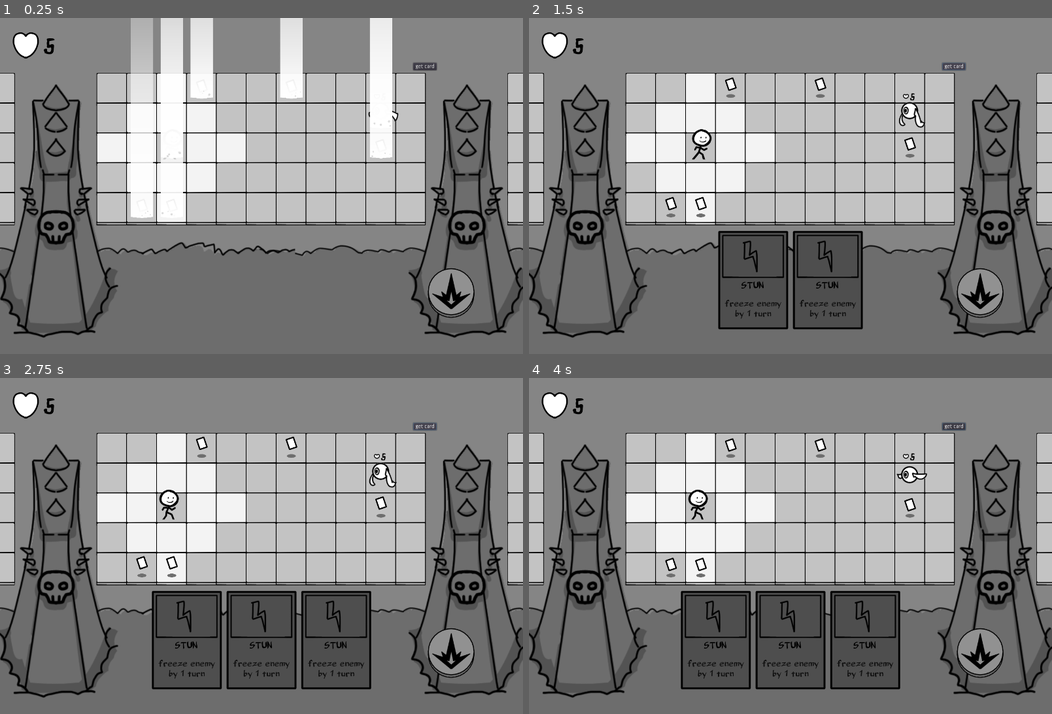
Above: before the commit, frames 1-4 (two rows, left to right).
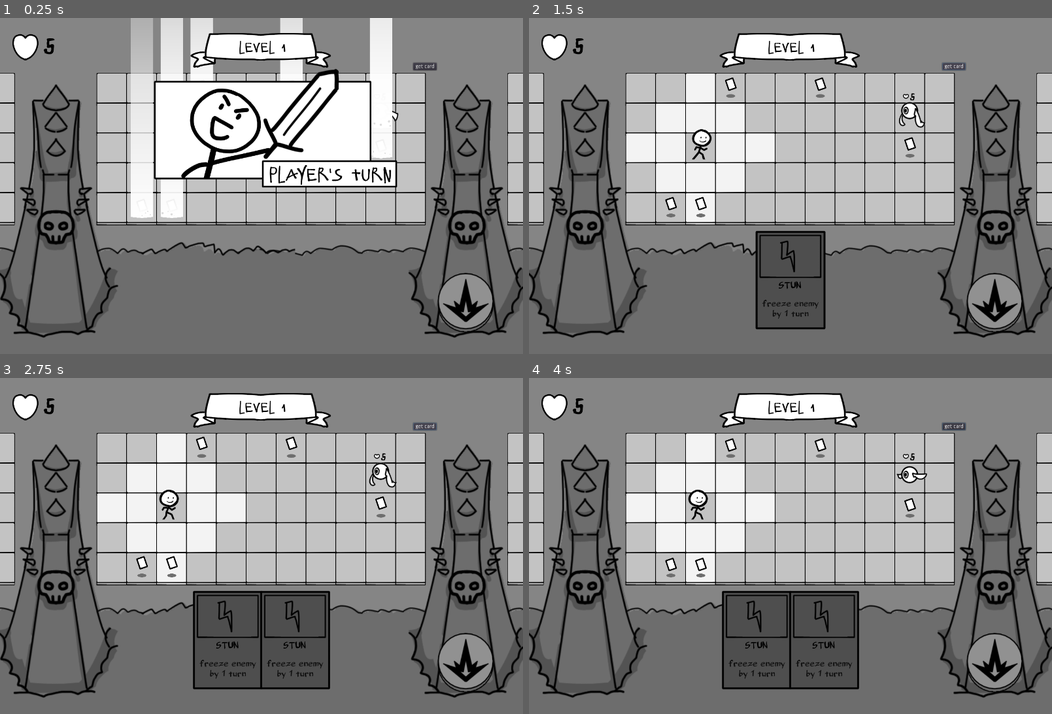
Above: after the commit, the same moments.

Repository: Frmeta/doni-adventure
Game: Godot game, scene res://scene/Level.tscn
Same seed, same stepped clock (60 frames per second), same inputs: the game is played once before the commit and once after it. The engine's default icon, where the game draws it, is replaced by a stand-in: a white triangle on a blue panel in a dark square.
Inputs (mouse positions are in pixels of both pictures, inside the frame that each line leads up to):
- Up to frame 1 (0.25 s): no input
- Up to frame 2 (1.5 s): click "get card" at 0.5 s; click "get card" at 1.25 s
- Up to frame 3 (2.75 s): click "get card" at 2 s
- Up to frame 4 (4 s): move the mouse to (717, 640) at 2.77 s; click (717, 640) at 2.85 s; move the mouse to (790, 640) at 3.52 s; click (790, 640) at 3.6 s

The runs differ from the first frame. In frame 1, 14% of the frame differs, in the area x 2-95%, y 4-94%; in frame 2, 8.6%; in frame 3, 10%; in frame 4, 10%.

Commit message:
Level text

Diff:
--- a/prefab/kotak.tscn
+++ b/prefab/kotak.tscn
@@ -31,7 +31,7 @@
 [node name="Spiral" type="AnimatedSprite" parent="Sprite"]
 z_as_relative = false
 frames = SubResource( 2 )
-frame = 3
+frame = 1
 playing = true
 
 [node name="Area2D" type="Area2D" parent="."]
--- a/prefab/playerAtkLine.tscn
+++ b/prefab/playerAtkLine.tscn
@@ -13,7 +13,7 @@
 [node name="Line2D" type="Line2D" parent="."]
 z_index = 1
 points = PoolVector2Array( 0, 0, 0, 0 )
-default_color = Color( 0.498039, 0.498039, 0.498039, 1 )
+default_color = Color( 0.956863, 0.956863, 0.956863, 1 )
 
 [node name="Position2D" type="Position2D" parent="."]
 position = Vector2( 0, 49 )
@@ -28,4 +28,4 @@
 initial_velocity = 80.0
 scale_amount = 0.2
 scale_amount_random = 1.0
-color = Color( 0.498039, 0.498039, 0.498039, 1 )
+color = Color( 0.956863, 0.956863, 0.956863, 1 )
--- /dev/null
+++ b/prefab/transition.tscn
@@ -0,0 +1,131 @@
+[gd_scene load_steps=9 format=2]
+
+[ext_resource path="res://sprite/transition/frame0000.png" type="Texture" id=1]
+[ext_resource path="res://sprite/transition/frame0002.png" type="Texture" id=2]
+[ext_resource path="res://sprite/transition/frame0001.png" type="Texture" id=3]
+[ext_resource path="res://script/transition.gd" type="Script" id=4]
+
+[sub_resource type="Animation" id=1]
+length = 0.001
+tracks/0/type = "value"
+tracks/0/path = NodePath(".:rect_position")
+tracks/0/interp = 1
+tracks/0/loop_wrap = true
+tracks/0/imported = false
+tracks/0/enabled = true
+tracks/0/keys = {
+"times": PoolRealArray( 0 ),
+"transitions": PoolRealArray( 1 ),
+"update": 0,
+"values": [ Vector2( 280, 64 ) ]
+}
+tracks/1/type = "value"
+tracks/1/path = NodePath(".:texture")
+tracks/1/interp = 1
+tracks/1/loop_wrap = true
+tracks/1/imported = false
+tracks/1/enabled = true
+tracks/1/keys = {
+"times": PoolRealArray( 0 ),
+"transitions": PoolRealArray( 1 ),
+"update": 0,
+"values": [ ExtResource( 1 ) ]
+}
+
+[sub_resource type="Animation" id=3]
+resource_name = "enemyTurn"
+tracks/0/type = "value"
+tracks/0/path = NodePath(".:rect_position")
+tracks/0/interp = 2
+tracks/0/loop_wrap = true
+tracks/0/imported = false
+tracks/0/enabled = true
+tracks/0/keys = {
+"times": PoolRealArray( 0, 0.2, 0.8, 1 ),
+"transitions": PoolRealArray( 1, 1, 1, 1 ),
+"update": 0,
+"values": [ Vector2( -800, 64 ), Vector2( 280, 64 ), Vector2( 280, 64 ), Vector2( 1400, 64 ) ]
+}
+tracks/1/type = "value"
+tracks/1/path = NodePath(".:texture")
+tracks/1/interp = 1
+tracks/1/loop_wrap = true
+tracks/1/imported = false
+tracks/1/enabled = true
+tracks/1/keys = {
+"times": PoolRealArray( 0 ),
+"transitions": PoolRealArray( 1 ),
+"update": 1,
+"values": [ ExtResource( 3 ) ]
+}
+
+[sub_resource type="Animation" id=2]
+resource_name = "playerTurn"
+tracks/0/type = "value"
+tracks/0/path = NodePath(".:rect_position")
+tracks/0/interp = 2
+tracks/0/loop_wrap = true
+tracks/0/imported = false
+tracks/0/enabled = true
+tracks/0/keys = {
+"times": PoolRealArray( 0, 0.2, 0.8, 1 ),
+"transitions": PoolRealArray( 1, 1, 1, 1 ),
+"update": 0,
+"values": [ Vector2( -800, 64 ), Vector2( 280, 64 ), Vector2( 280, 64 ), Vector2( 1400, 64 ) ]
+}
+tracks/1/type = "value"
+tracks/1/path = NodePath(".:texture")
+tracks/1/interp = 1
+tracks/1/loop_wrap = true
+tracks/1/imported = false
+tracks/1/enabled = true
+tracks/1/keys = {
+"times": PoolRealArray( 0 ),
+"transitions": PoolRealArray( 1 ),
+"update": 1,
+"values": [ ExtResource( 1 ) ]
+}
+
+[sub_resource type="Animation" id=4]
+resource_name = "playerWin"
+tracks/0/type = "value"
+tracks/0/path = NodePath(".:rect_position")
+tracks/0/interp = 2
+tracks/0/loop_wrap = true
+tracks/0/imported = false
+tracks/0/enabled = true
+tracks/0/keys = {
+"times": PoolRealArray( 0, 0.2, 0.8, 1 ),
+"transitions": PoolRealArray( 1, 1, 1, 1 ),
+"update": 0,
+"values": [ Vector2( -800, 64 ), Vector2( 280, 64 ), Vector2( 280, 64 ), Vector2( 1400, 64 ) ]
+}
+tracks/1/type = "value"
+tracks/1/path = NodePath(".:texture")
+tracks/1/interp = 1
+tracks/1/loop_wrap = true
+tracks/1/imported = false
+tracks/1/enabled = true
+tracks/1/keys = {
+"times": PoolRealArray( 0 ),
+"transitions": PoolRealArray( 1 ),
+"update": 1,
+"values": [ ExtResource( 2 ) ]
+}
+
+[node name="Transition" type="TextureRect"]
+anchor_right = 0.578
+anchor_bottom = 0.55
+margin_left = 280.0
+margin_top = 64.0
+margin_right = 1938.39
+margin_bottom = 1094.0
+texture = ExtResource( 1 )
+script = ExtResource( 4 )
+
+[node name="AnimationPlayer" type="AnimationPlayer" parent="."]
+autoplay = "playerTurn"
+anims/RESET = SubResource( 1 )
+anims/enemyTurn = SubResource( 3 )
+anims/playerTurn = SubResource( 2 )
+anims/playerWin = SubResource( 4 )
--- a/project.godot
+++ b/project.godot
@@ -18,10 +18,16 @@
 "class": "Kotak",
 "language": "GDScript",
 "path": "res://script/kotak.gd"
+}, {
+"base": "TextureRect",
+"class": "transition",
+"language": "GDScript",
+"path": "res://script/transition.gd"
 } ]
 _global_script_class_icons={
 "CardManager": "",
-"Kotak": ""
+"Kotak": "",
+"transition": ""
 }
 
 [application]
--- a/scene/Level.tscn
+++ b/scene/Level.tscn
@@ -12,6 +12,9 @@
 [ext_resource path="res://sprite/shieldedHeart.png" type="Texture" id=10]
 [ext_resource path="res://sprite/game/bg.png" type="Texture" id=11]
 [ext_resource path="res://prefab/Cam.tscn" type="PackedScene" id=12]
+[ext_resource path="res://sprite/game/levelPaper.png" type="Texture" id=13]
+[ext_resource path="res://font/S_font.tres" type="DynamicFont" id=14]
+[ext_resource path="res://prefab/transition.tscn" type="PackedScene" id=15]
 
 [sub_resource type="RectangleShape2D" id=1]
 extents = Vector2( 577, 442 )
@@ -23,15 +26,15 @@
 
 [node name="CanvasLayer" type="CanvasLayer" parent="."]
 
-[node name="HeartIcon" parent="CanvasLayer" instance=ExtResource( 7 )]
+[node name="HeartIco" type="TextureRect" parent="CanvasLayer"]
 visible = false
-
-[node name="TextureRect" type="TextureRect" parent="CanvasLayer"]
 margin_left = 19.0
 margin_top = 19.0
 margin_right = 119.0
 margin_bottom = 119.0
 texture = ExtResource( 10 )
+
+[node name="Transition" parent="CanvasLayer" instance=ExtResource( 15 )]
 
 [node name="HealthText" type="Label" parent="CanvasLayer"]
 margin_left = 113.0
@@ -40,17 +43,51 @@
 margin_bottom = 569.7
 custom_colors/font_color = Color( 0, 0, 0, 1 )
 custom_fonts/font = ExtResource( 6 )
-text = "10"
+text = "12345678900-"
 
-[node name="AttackButton" type="TextureButton" parent="."]
-margin_left = 433.0
-margin_top = 312.0
-margin_right = 583.0
-margin_bottom = 462.0
+[node name="AttackButton" type="TextureButton" parent="CanvasLayer"]
+anchor_left = 1.0
+anchor_top = 1.0
+anchor_right = 1.0
+anchor_bottom = 1.0
+margin_left = -243.0
+margin_top = -227.0
+margin_right = -93.0
+margin_bottom = -77.0
+rect_scale = Vector2( 1.2, 1.2 )
 texture_normal = ExtResource( 1 )
 texture_pressed = ExtResource( 4 )
 texture_hover = ExtResource( 2 )
 texture_disabled = ExtResource( 5 )
+__meta__ = {
+"_edit_use_anchors_": true
+}
+
+[node name="LevelImg" type="TextureRect" parent="CanvasLayer"]
+anchor_left = 0.5
+anchor_right = 0.5
+anchor_bottom = 0.053
+margin_left = -252.0
+margin_top = -63.0
+margin_right = 248.0
+margin_bottom = 237.0
+mouse_filter = 2
+texture = ExtResource( 13 )
+
+[node name="LevelText" type="Label" parent="CanvasLayer/LevelImg"]
+anchor_left = 0.5
+anchor_right = 0.5
+margin_left = -418.0
+margin_top = 127.0
+margin_right = 428.0
+margin_bottom = 207.0
+custom_colors/font_color = Color( 0, 0, 0, 1 )
+custom_fonts/font = ExtResource( 14 )
+text = "LEVEL 1"
+align = 1
+
+[node name="HeartIcon" parent="CanvasLayer" instance=ExtResource( 7 )]
+position = Vector2( 68, 74 )
 
 [node name="PlayerAtkLine" parent="." instance=ExtResource( 8 )]
 visible = false
@@ -95,5 +132,5 @@
 z_index = -10
 texture = ExtResource( 11 )
 
-[connection signal="pressed" from="AttackButton" to="." method="_on_TextureButton_pressed"]
+[connection signal="pressed" from="CanvasLayer/AttackButton" to="." method="_on_TextureButton_pressed"]
 [connection signal="pressed" from="CheatButton" to="CardManager" method="_on_Button_pressed"]
--- a/script/GameManager.gd
+++ b/script/GameManager.gd
@@ -14,11 +14,13 @@
 var playerDecorPrefab := preload("res://prefab/playerDecor.tscn")
 
 
-onready var atkButton = $AttackButton
+onready var atkButton = $CanvasLayer/AttackButton
 onready var healthText = $CanvasLayer/HealthText
 onready var playerAtkLine = $PlayerAtkLine
 onready var heartIcon = $CanvasLayer/HeartIcon
 onready var cam = $Cam
+onready var levelText = $CanvasLayer/LevelImg/LevelText
+onready var transition = $CanvasLayer/Transition
 
 var spacing = 80
 
@@ -47,6 +49,8 @@
 
 
 func level_start():
+
+	levelText.text = "LEVEL " + str(current_level)
 
 	# Init 2d array
 	board = []
@@ -125,6 +129,8 @@
 	# Game loop
 	while true:
 
+		yield(transition.play(transition.TransitionStatus.PLAYER_TURN), "completed")
+
 		# Wait for player move
 		var clickPos = player.pos
 		clickablePos = player.get_movement()
@@ -159,12 +165,14 @@
 		playerAtkLine.visible = false
 		yield(player.attack_enemy(angle), "completed")
 
-
-
 		if enemies.size() == 0:
 			break
 
+
+
 		# Enemies' turn
+		yield(transition.play(transition.TransitionStatus.ENEMY_TURN), "completed")
+
 		for enemy in enemies:
 
 			# Handle enemy stun
@@ -184,6 +192,8 @@
 		if not is_instance_valid(player) or player.health <= 0:
 			print("Player lose")
 
+
+	yield(transition.play(transition.TransitionStatus.PLAYER_WIN), "completed")
 
 	print("next level")
 
--- a/script/cardManager.gd
+++ b/script/cardManager.gd
@@ -14,7 +14,7 @@
 export (Array, Texture) var cardTextures
 export (CardType) var cheatCard
 
-var jarak = 200
+var jarak = 180
 var moveSpeed = 0.5
 
 var cards = []
@@ -174,7 +174,7 @@
 		CardType.TELEPORT:
 
 			#  Wait for click on walkable kotak
-			gm.clickablePos = get_every_inside_pos()
+			gm.clickablePos = get_every_pos()
 			gm.clickablePos = gm.filter(gm.clickablePos, true)
 			var clickPos = yield(gm, "kotak_clicked_signal")
 			gm.clickablePos = []
--- a/script/entity.gd
+++ b/script/entity.gd
@@ -46,8 +46,9 @@
 
 
 	# hurt animation
-	$AnimatedSprite.play("hurt")
-	yield($AnimatedSprite, "animation_finished")
+	if (not "isStun" in self) or not self.isStun:
+		$AnimatedSprite.play("hurt")
+		yield($AnimatedSprite, "animation_finished")
 
 	# death
 	if health <= 0:
--- /dev/null
+++ b/script/transition.gd
@@ -0,0 +1,20 @@
+extends TextureRect
+
+class_name transition
+enum TransitionStatus {PLAYER_TURN, ENEMY_TURN, PLAYER_WIN}
+
+func _ready():
+	pass
+
+func play(transitionStatus):
+	match transitionStatus:
+		TransitionStatus.PLAYER_TURN:
+			$AnimationPlayer.play("playerTurn")
+
+		TransitionStatus.ENEMY_TURN:
+			$AnimationPlayer.play("enemyTurn")
+
+		TransitionStatus.PLAYER_WIN:
+			$AnimationPlayer.play("playerWin")
+
+	yield($AnimationPlayer, "animation_finished")
Not shown: 1 places in scene/Level.tscn that only renumber resources
Binary file added: sprite/chiAtk/chiAtk0000.png
Not shown, added: sprite/chiAtk/chiAtk0000.png.import
Binary file added: sprite/chiAtk/chiAtk0001.png
Not shown, added: sprite/chiAtk/chiAtk0001.png.import
Binary file added: sprite/chiAtk/chiAtk0002.png
Not shown, added: sprite/chiAtk/chiAtk0002.png.import
Binary file added: sprite/chiAtk/chiAtk0003.png
Not shown, added: sprite/chiAtk/chiAtk0003.png.import
Binary file added: sprite/chiAtk/chiAtk0004.png
Not shown, added: sprite/chiAtk/chiAtk0004.png.import
Binary file added: sprite/chiAtk/chiAtk0005.png
(and 112 more such lines)
